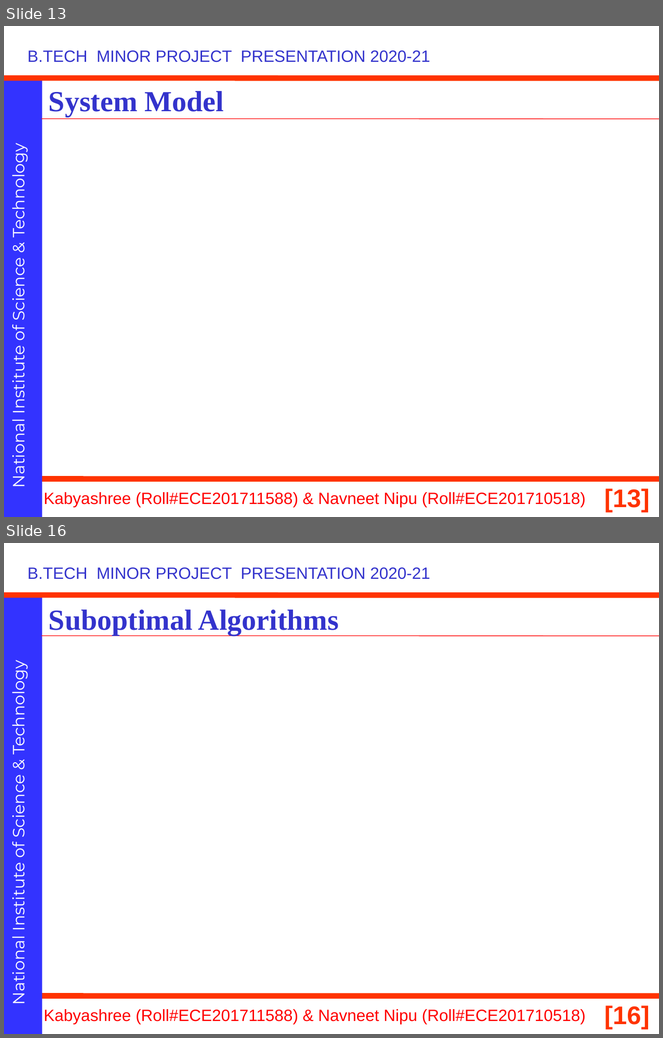
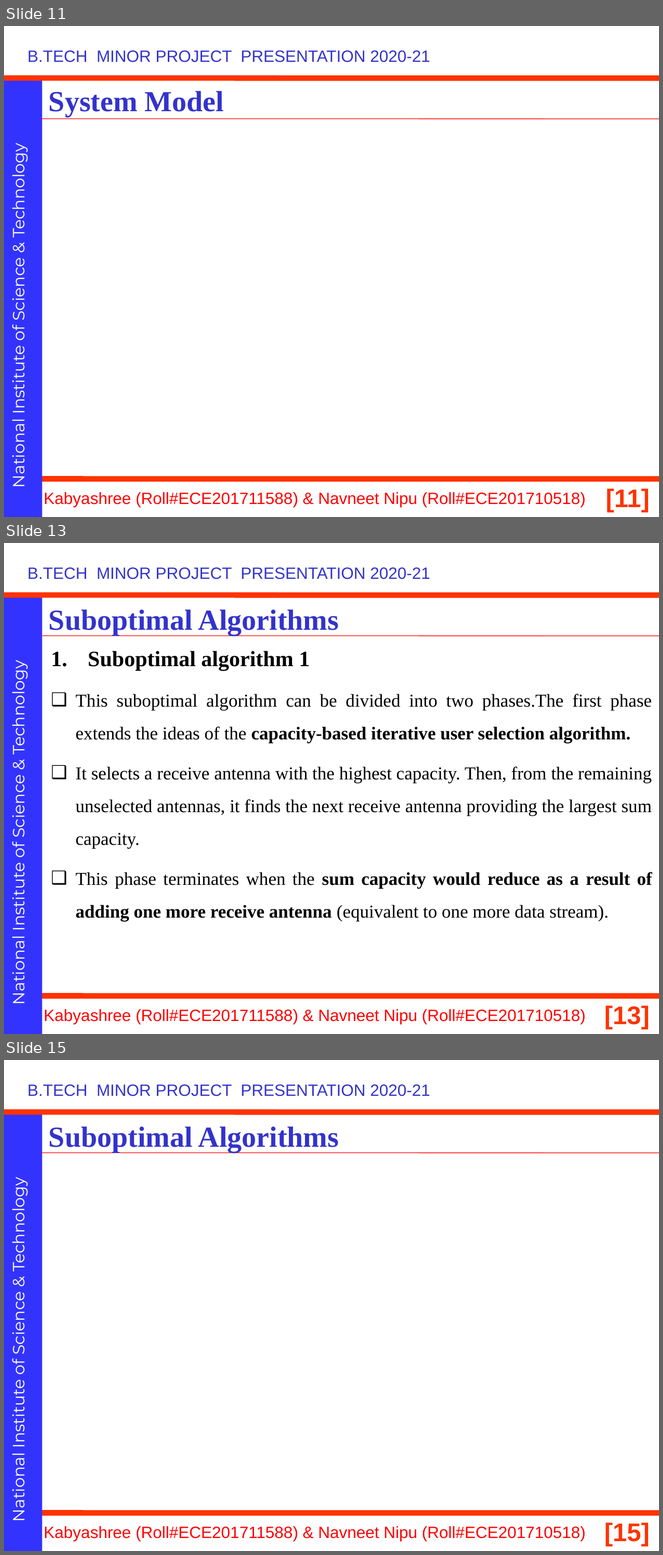
Before and after one commit to navneetnipu/btech_project, a slide deck: minor ppt (2) (2).pptx. Shown one above the other, each under a label of ours: slides 13 and 16 before the commit, slides 11, 13 and 15 after it; the slides between them are not shown. The pictures are 663x1038 and 663x1555 pixels, drawn with LibreOffice and Linux fonts; fonts in the diff are those of the drawing; grey boxes stand for pictures; background and template pictures are left out. Boxes give left, top, right and bottom in pixels: in the first picture for what was removed or moved away, otherwise in the second. Text is boxed around its words. In the diff, an @@ line names an element or a change of style, - is before the commit and + after.

```diff
--- a/minor ppt (2) (2).pptx
+++ b/minor ppt (2) (2).pptx
@@ slide 13 added at (4,543,659,1034), background #FFFFFF; not listed: 8 template elements that a slide beside it also shows @@
@@ title added at (49,610,339,635), 32 pt, text #3333CC, bold @@
+Suboptimal Algorithms
@@ text added at (76,651,652,922), 20 pt, text #000000 @@
+1. Suboptimal algorithm 1
+❑ This suboptimal algorithm can be divided into two phases.The first phase extends the ideas of the capacity-based iterative user selection algorithm.
+❑ It selects a receive antenna with the highest capacity. Then, from the remaining unselected antennas, it finds the next receive antenna providing the largest sum capacity.
+❑ This phase terminates when the sum capacity would reduce as a result of adding one more receive antenna (equivalent to one more data stream).
@@ what was slide 13 is now slide 11 @@
@@ page number at (606,489,650,513): text changed @@
-[13]
+[11]
@@ what was slide 16 is now slide 15 @@
@@ page number at (605,1523,650,1547): text changed @@
-[16]
+[15]
```
Also in this commit, not shown: 14 slides changed, 11 other slides added, 4 slides removed, 2 other files.
